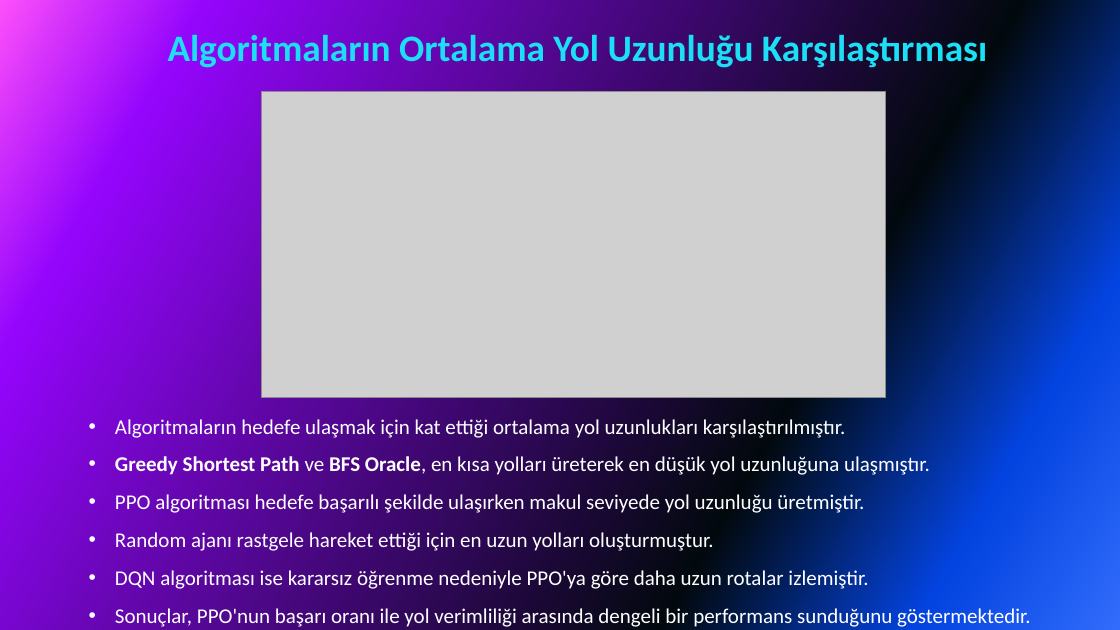
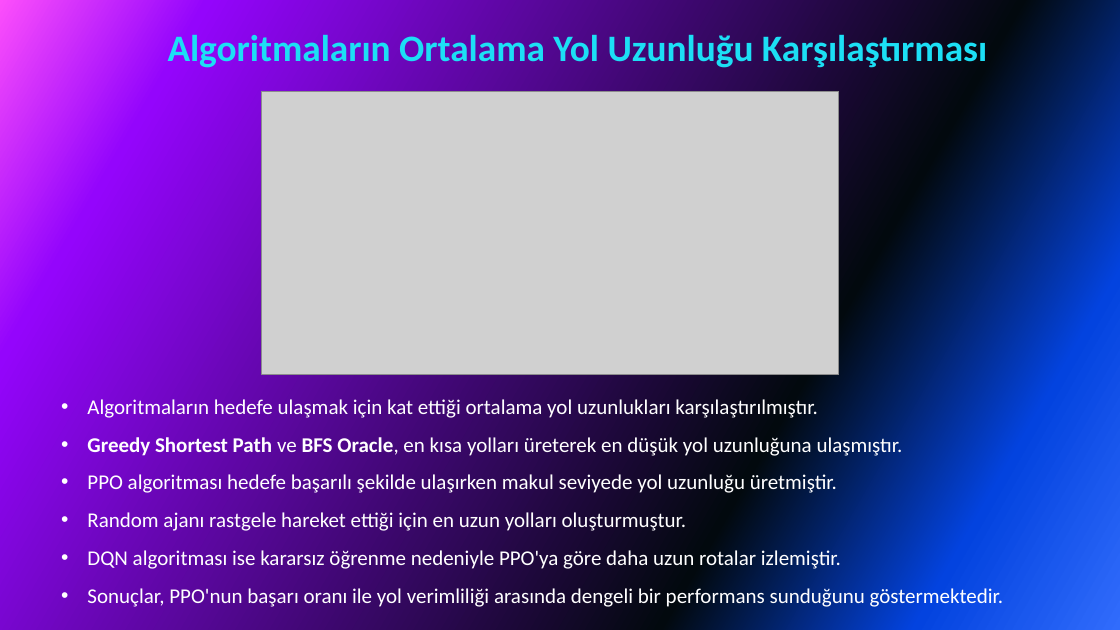
Before and after one commit to Yapay-Sinir-Aglari-Proje/Akilli_Park, a slide deck: slide 17 of AKILLI PARK SUNUM (01.06.2026).pptx. Drawn at 1120x630 pixels with LibreOffice and Linux fonts; fonts in the diff are those of the drawing; grey boxes stand for pictures. Boxes give left, top, right and bottom in pixels: in the first picture for what was removed or moved away, otherwise in the second. Text is boxed around its words. In the diff, an @@ line names an element or a change of style, - is before the commit and + after.

```diff
--- a/AKILLI PARK SUNUM (01.06.2026).pptx
+++ b/AKILLI PARK SUNUM (01.06.2026).pptx
@@ picture: place and size @@
-picture at box(262, 92, 886, 398)
+picture at box(262, 92, 839, 376)
@@ text "Algoritmaların hedefe ulaşmak için kat ...": place and size @@
-text "Algoritmaların hedefe ulaşmak için kat ..." at box(115, 419, 1031, 629)
+text "Algoritmaların hedefe ulaşmak için kat ..." at box(87, 399, 1004, 609)
```
Also in this commit, not shown: 22 other slides changed.
